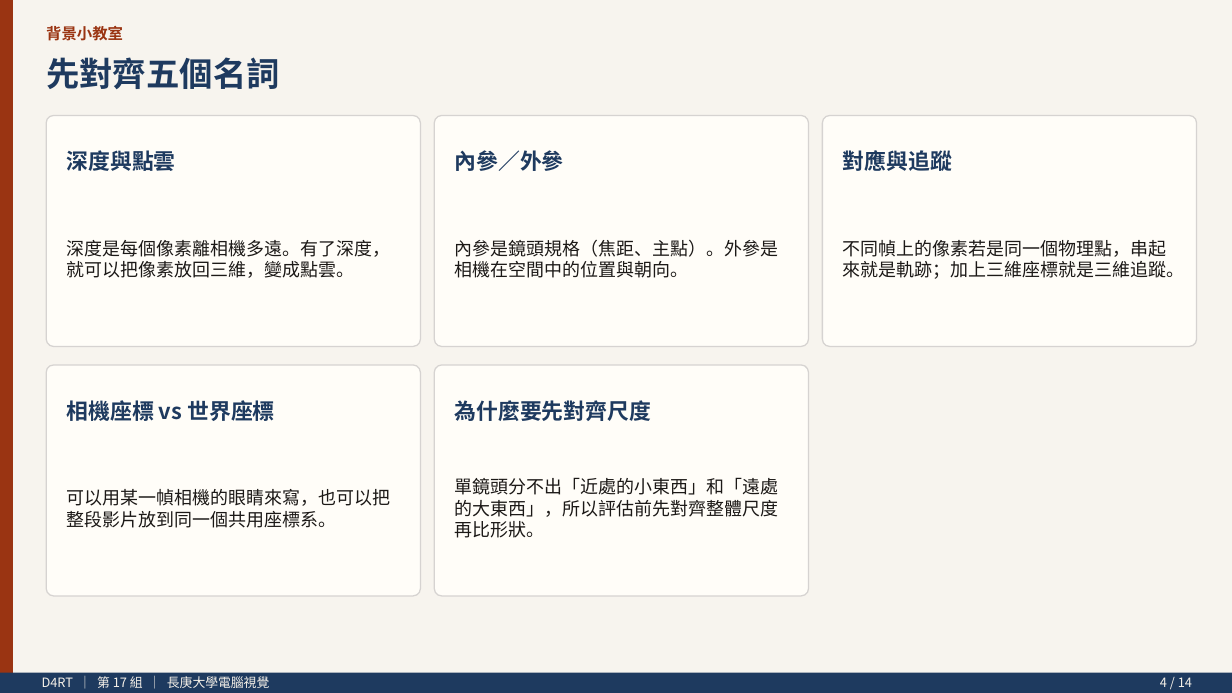
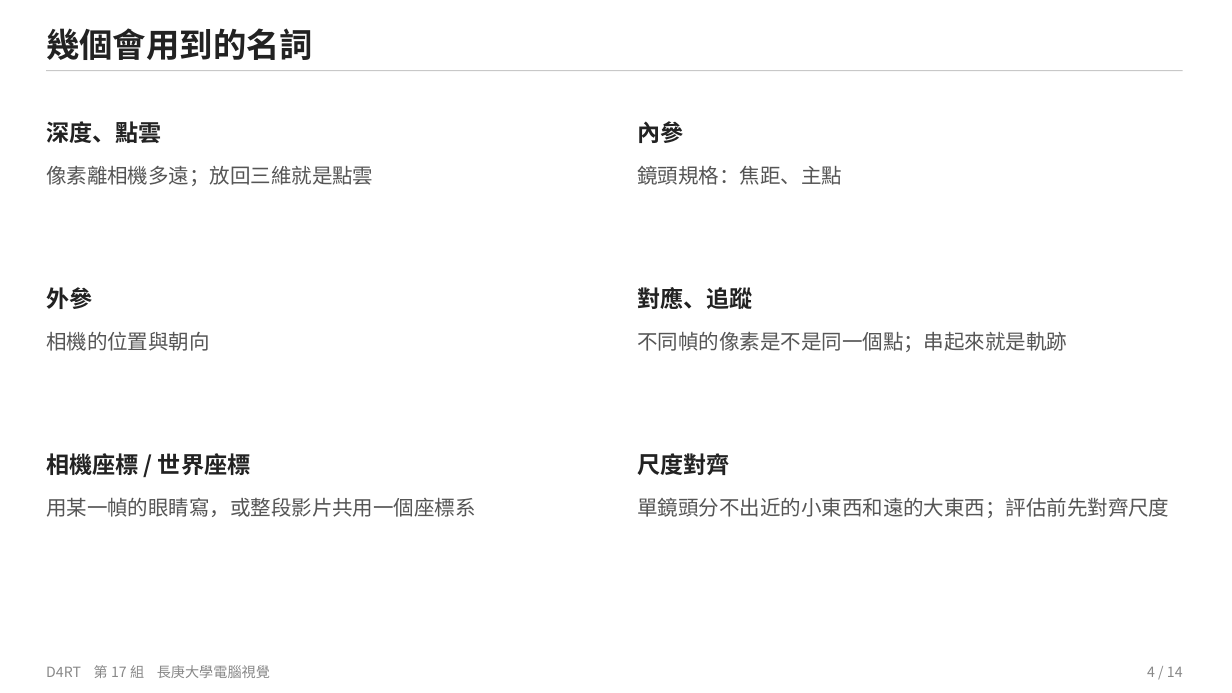
Before and after one commit to soymilk0211/cgu-cv-d4rt-presentation, a slide deck: slide 4 of D4RT_簡報.pptx. Drawn at 1232x693 pixels with LibreOffice and Linux fonts; fonts in the diff are those of the drawing. Boxes give left, top, right and bottom in pixels: in the first picture for what was removed or moved away, otherwise in the second. Text is boxed around its words. In the diff, an @@ line names an element or a change of style, - is before the commit and + after.

```diff
--- a/D4RT_簡報.pptx
+++ b/D4RT_簡報.pptx
@@ rectangle removed at box(0, 0, 1232, 693) @@
@@ rectangle removed at box(0, 0, 13, 693) @@
@@ text at box(46, 28, 313, 60): text changed; text colour #1E3A5F to #222222 @@
-先對齊五個名詞
+幾個會用到的名詞
@@ text removed at box(46, 26, 123, 41) @@
-背景小教室
@@ rectangle added at box(46, 70, 1183, 71), fill #C8C8C8 @@
@@ rounded rectangle removed at box(46, 116, 421, 347) @@
@@ rounded rectangle removed at box(434, 116, 809, 347) @@
@@ rounded rectangle removed at box(823, 116, 1197, 347) @@
@@ text at box(46, 121, 162, 143): text changed; size 17 to 18 pt; text colour #1E3A5F to #222222 @@
-深度與點雲
+深度、點雲
@@ text at box(638, 121, 684, 143): text changed; size 17 to 18 pt; text colour #1E3A5F to #222222 @@
-內參／外參
+內參
@@ text at box(46, 165, 373, 186): text changed; size 14 to 16 pt; text colour #1C1917 to #555555 @@
-深度是每個像素離相機多遠。有了深度，就可以把像素放回三維，變成點雲。
+像素離相機多遠；放回三維就是點雲
@@ text added at box(638, 166, 843, 185), 16 pt, text #555555 @@
+鏡頭規格：焦距、主點
@@ text removed at box(455, 240, 779, 278) @@
-內參是鏡頭規格（焦距、主點）。外參是相機在空間中的位置與朝向。
@@ text added at box(46, 287, 92, 309), 18 pt, text #222222, bold @@
+外參
@@ text at box(638, 287, 754, 309): text changed; size 17 to 18 pt; text colour #1E3A5F to #222222 @@
-對應與追蹤
+對應、追蹤
@@ vertical alignment middle to top in 10 elements at box(46, 665, 270, 678), box(46, 450, 250, 479), box(46, 121, 162, 143), box(638, 498, 1170, 518), box(46, 498, 476, 517), box(638, 287, 754, 309), box(46, 28, 313, 60), box(638, 121, 684, 143), box(46, 165, 373, 186), box(638, 331, 1068, 352) @@
@@ text added at box(46, 331, 210, 351), 16 pt, text #555555 @@
+相機的位置與朝向
@@ text at box(638, 331, 1068, 352): text changed; size 14 to 16 pt; text colour #1C1917 to #555555 @@
-不同幀上的像素若是同一個物理點，串起來就是軌跡；加上三維座標就是三維追蹤。
+不同幀的像素是不是同一個點；串起來就是軌跡
@@ rounded rectangle removed at box(46, 365, 421, 596) @@
@@ rounded rectangle removed at box(434, 365, 809, 596) @@
@@ text removed at box(455, 400, 652, 421) @@
-為什麼要先對齊尺度
@@ text at box(46, 450, 250, 479): text changed; size 17 to 18 pt; text colour #1E3A5F to #222222 @@
-相機座標 vs 世界座標
+相機座標 / 世界座標
@@ text added at box(638, 453, 730, 475), 18 pt, text #222222, bold @@
+尺度對齊
@@ text at box(46, 498, 476, 517): text changed; size 14 to 16 pt; text colour #1C1917 to #555555 @@
-可以用某一幀相機的眼睛來寫，也可以把整段影片放到同一個共用座標系。
+用某一幀的眼睛寫，或整段影片共用一個座標系
@@ text at box(638, 498, 1170, 518): text changed; size 14 to 16 pt; text colour #1C1917 to #555555 @@
-單鏡頭分不出「近處的小東西」和「遠處的大東西」，所以評估前先對齊整體尺度再比形狀。
+單鏡頭分不出近的小東西和遠的大東西；評估前先對齊尺度
@@ rectangle removed at box(0, 673, 1232, 693) @@
@@ text at box(46, 665, 270, 678): text changed; size 10 to 11 pt; text colour #F5F0E8 to #888888 @@
-D4RT ｜ 第 17 組 ｜ 長庚大學電腦視覺
+D4RT 第 17 組 長庚大學電腦視覺
@@ text "4 / 14": place and size @@
-text "4 / 14" at box(1160, 677, 1192, 687)
+text "4 / 14" at box(1147, 666, 1183, 677)
@@ text "4 / 14" at box(1147, 666, 1183, 677): size 10 to 11 pt, text colour #F5F0E8 to #888888; vertical alignment middle to top @@
```
Also in this commit, not shown: 12 other slides changed, 1 slide added, 1 slide removed, 4 other files.
